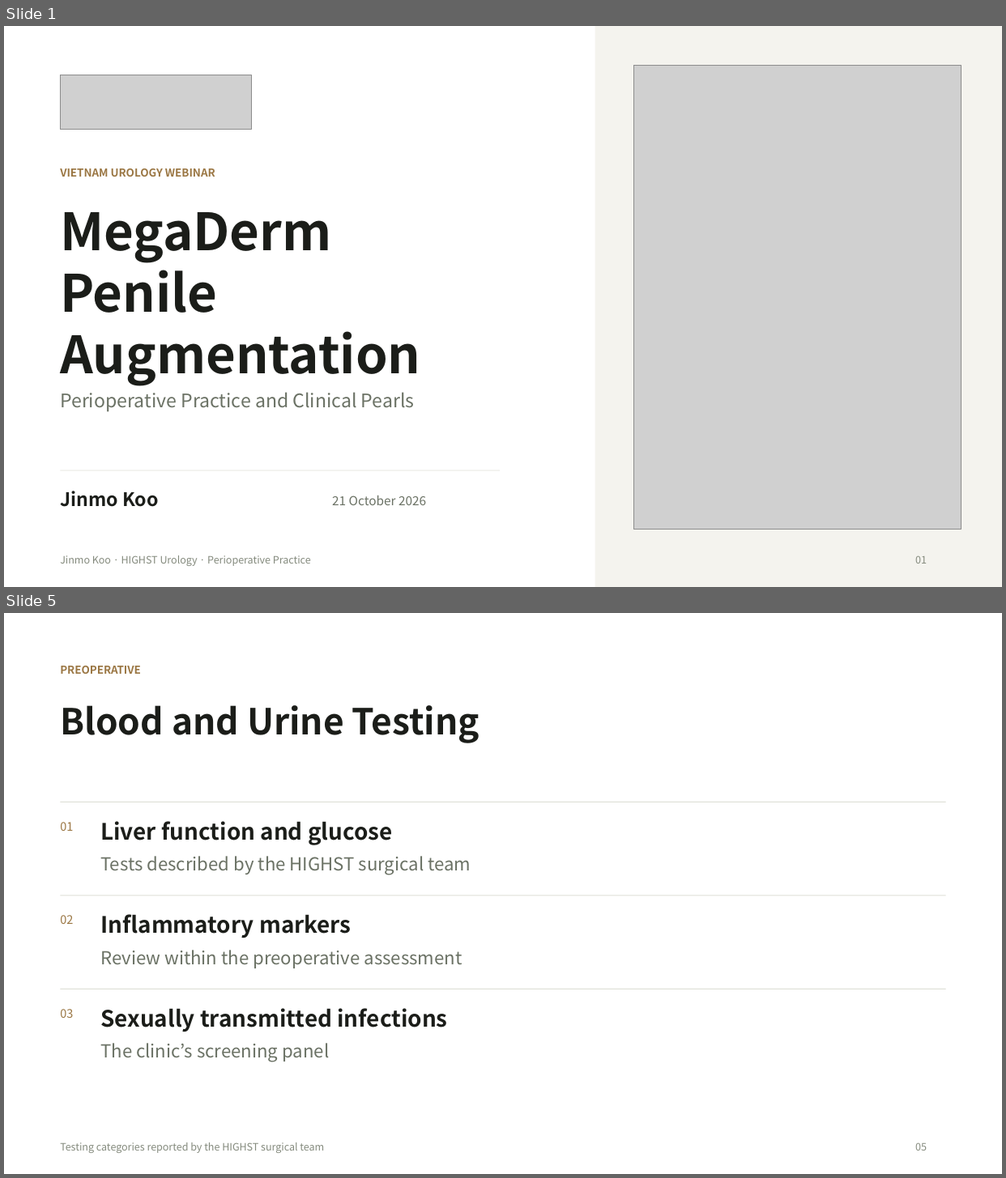
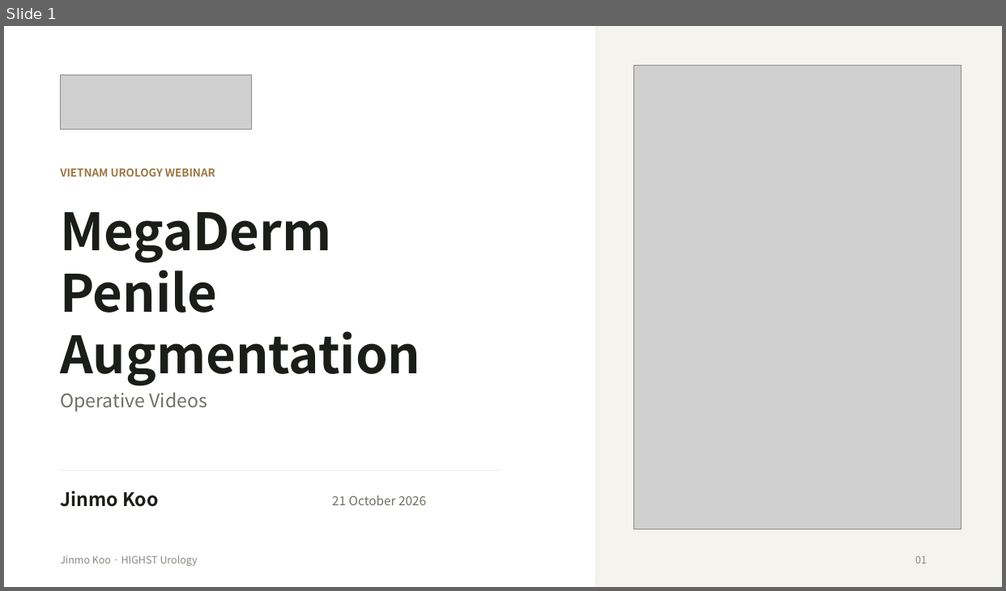
Before and after one commit to notoow/vietnam-urology-webinar, a slide deck: downloads/highst-perioperative-webinar.pptx. Shown one above the other, each under a label of ours: slides 1 and 5 before the commit, slide 1 after it; the slides between them are not shown. The pictures are 1006x1178 and 1006x591 pixels, drawn with LibreOffice and Linux fonts; fonts in the diff are those of the drawing; grey boxes stand for pictures. Boxes give left, top, right and bottom in pixels: in the first picture for what was removed or moved away, otherwise in the second. Text is boxed around its words. In the diff, an @@ line names an element or a change of style, - is before the commit and + after.

Commit message:
Simplify webinar to testing preparation and three operative videos

```diff
--- a/downloads/highst-perioperative-webinar.pptx
+++ b/downloads/highst-perioperative-webinar.pptx
@@ slide 5 removed at box(4, 613, 1002, 1174), background #FFFFFF @@
@@ text removed at box(60, 666, 141, 674) @@
-PREOPERATIVE
@@ text removed at box(60, 705, 479, 743) @@
-Blood and Urine Testing
@@ rectangle removed at box(60, 802, 946, 803) @@
@@ text removed at box(60, 822, 73, 831) @@
-01
@@ text removed at box(100, 821, 392, 845) @@
-Liver function and glucose
@@ text removed at box(100, 856, 471, 875) @@
-Tests described by the HIGHST surgical team
@@ rectangle removed at box(60, 895, 946, 896) @@
@@ text removed at box(60, 915, 73, 924) @@
-02
@@ text removed at box(100, 914, 351, 939) @@
-Inflammatory markers
@@ text removed at box(100, 950, 462, 969) @@
-Review within the preoperative assessment
@@ rectangle removed at box(60, 989, 946, 990) @@
@@ text removed at box(60, 1009, 73, 1018) @@
-03
@@ text removed at box(100, 1008, 448, 1033) @@
-Sexually transmitted infections
@@ text removed at box(100, 1043, 329, 1063) @@
-The clinic’s screening panel
@@ text removed at box(60, 1143, 324, 1153) @@
-Testing categories reported by the HIGHST surgical team
@@ text removed at box(915, 1143, 927, 1151) @@
-05
@@ slide 1 changed as well @@
@@ text at box(60, 392, 207, 412): text changed @@
-Perioperative Practice and Clinical Pearls
+Operative Videos
@@ text at box(60, 556, 198, 566): text changed @@
-Jinmo Koo · HIGHST Urology · Perioperative Practice
+Jinmo Koo · HIGHST Urology
```
Also in this commit, not shown: 6 slides added, 29 other slides removed, 8 other files.
